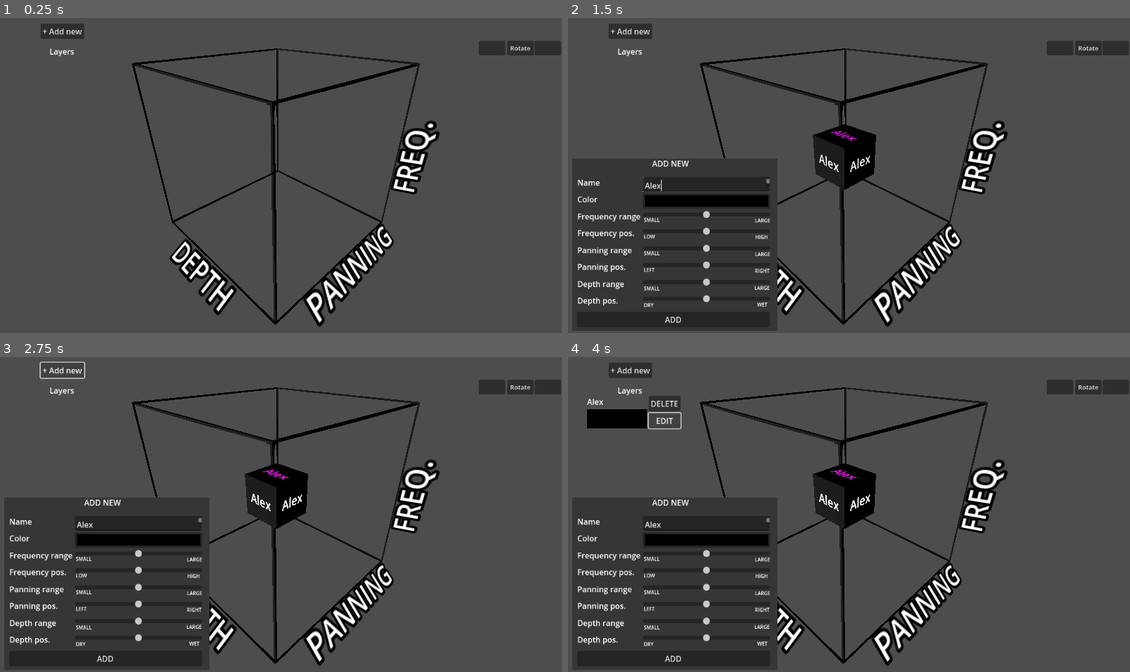
Above: before the commit, frames 1-4 (two rows, left to right).
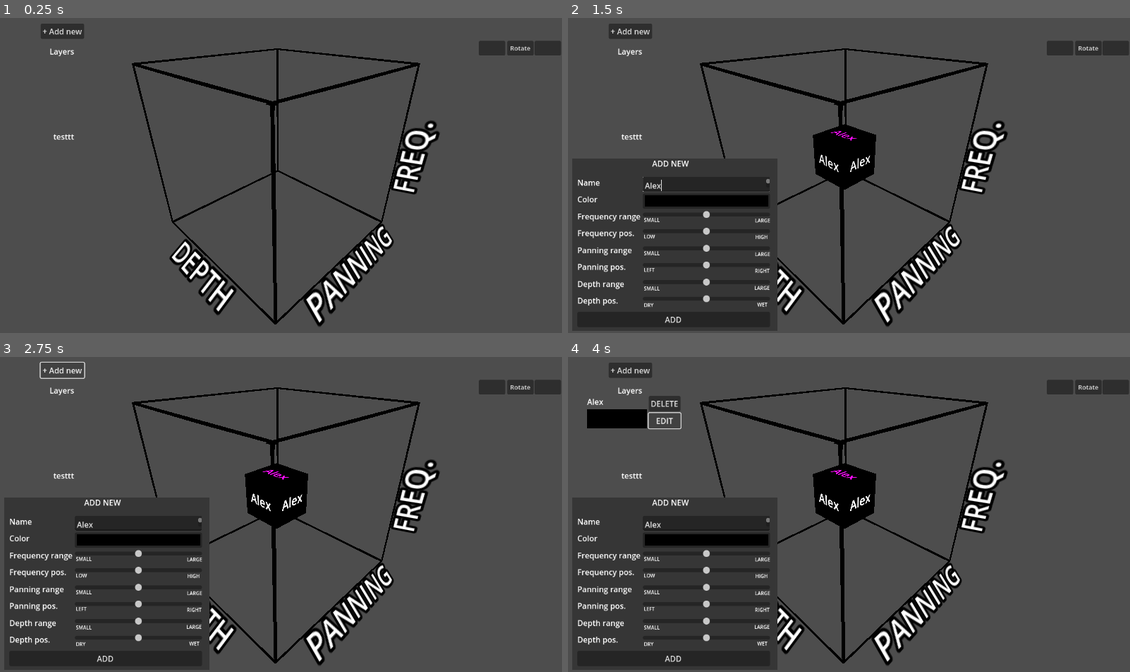
Above: after the commit, the same moments.

Repository: Maxi0272/DDU-eksamen
Game: Godot game, scene res://main.tscn
The game is run twice, just before and just after one commit, with the same random seed, the same clock (stepped at 60 frames per second) and the same inputs.
Inputs (mouse positions are in pixels of both pictures, inside the frame that each line leads up to):
- Up to frame 1 (0.25 s): no input
- Up to frame 2 (1.5 s): click "+ Add new" at 0.5 s; click (708, 184) at 1.27 s; type "Alex" at 1.35 s
- Up to frame 3 (2.75 s): click "+ Add new" at 2 s
- Up to frame 4 (4 s): click "ADD" at 2.75 s; click "EDIT" at 3.5 s

The runs differ from the first frame. In frame 1, 0.9% of the frame differs, in the area x 9-75%, y 9-97%; in frame 2, 1.4%; in frame 3, 1.4%; in frame 4, 1.4%.

Commit message:
removed light and testing online updating

Diff:
--- a/Program/main.tscn
+++ b/Program/main.tscn
@@ -16,9 +16,6 @@
 
 [node name="Main" type="Node3D"]
 script = ExtResource("1_uis4v")
-
-[node name="DirectionalLight3D" type="DirectionalLight3D" parent="."]
-transform = Transform3D(-0.377275, 0.926101, 0, -0.926101, -0.377275, 0, 0, 0, 1, 50, 200, 50)
 
 [node name="Outerbox" type="CSGBox3D" parent="."]
 transform = Transform3D(1, 0, 0, 0, 1, 0, 0, 0, 1, 50, 50, 50)
@@ -106,6 +103,14 @@
 offset_right = 1150.0
 offset_bottom = 81.0
 
+[node name="Label" type="Label" parent="Canvas_layer/HUD"]
+layout_mode = 0
+offset_left = 112.0
+offset_top = 235.0
+offset_right = 155.0
+offset_bottom = 261.0
+text = "testtt"
+
 [node name="Camera_point" type="Node3D" parent="."]
 transform = Transform3D(1, 0, 0, 0, 1, 0, 0, 0, 1, 50, 50, 50)
 script = ExtResource("4_6qh1k")
